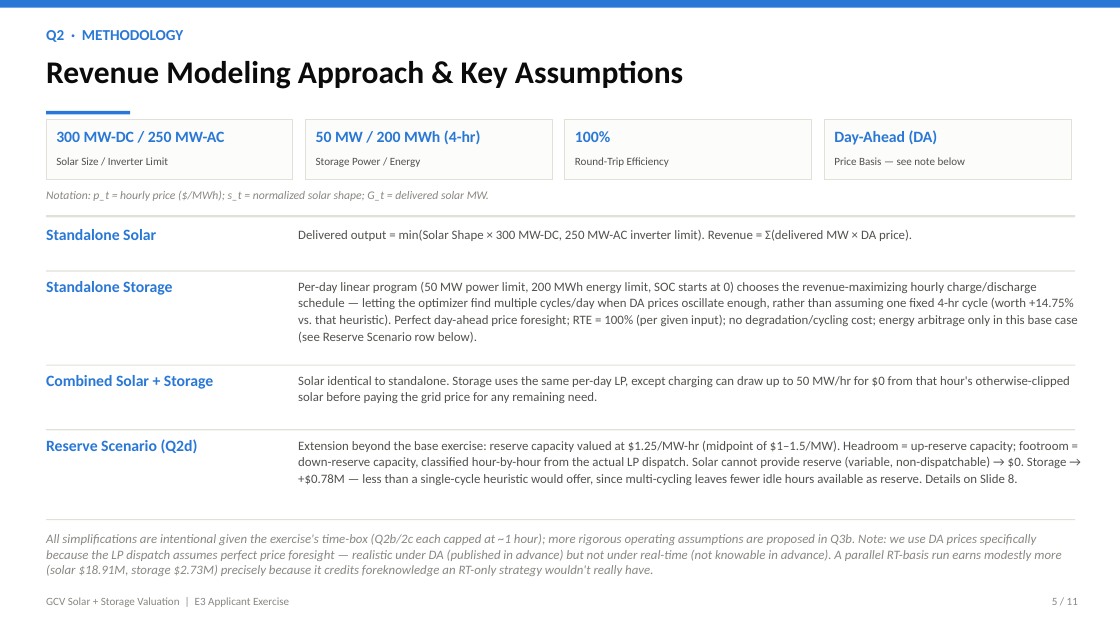
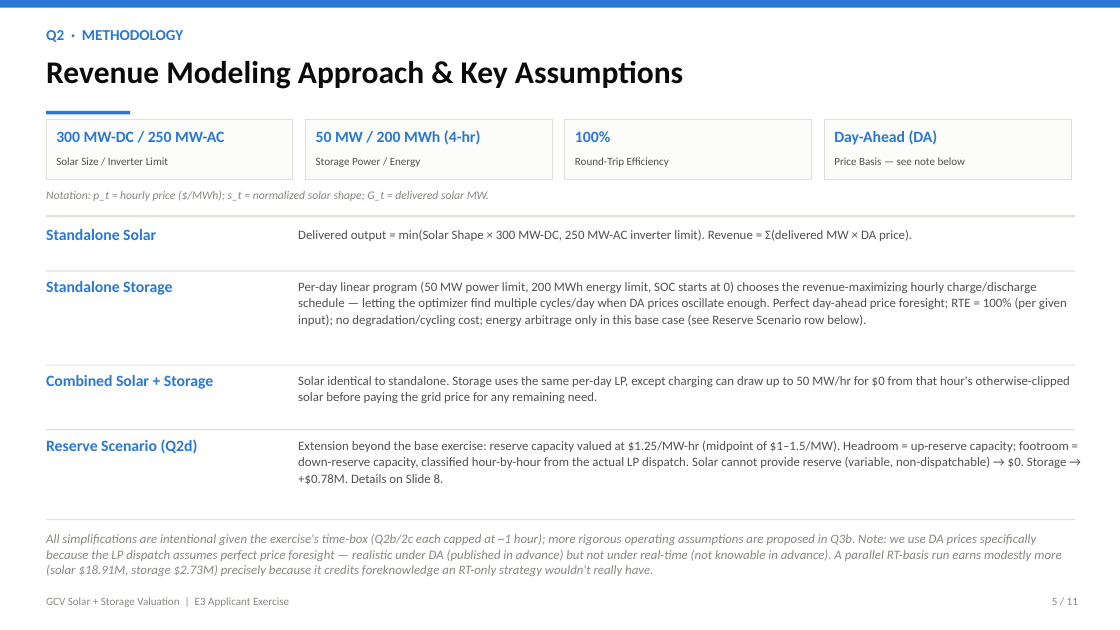
Before and after one commit to Yifueveding/E3_work_task, a slide deck: slide 5 of GCV_Solar_Storage_Valuation.pptx. Drawn at 1120x630 pixels with LibreOffice and Linux fonts; fonts in the diff are those of the drawing. Boxes give left, top, right and bottom in pixels: in the first picture for what was removed or moved away, otherwise in the second. Text is boxed around its words. In the diff, an @@ line names an element or a change of style, - is before the commit and + after.

```diff
--- a/GCV_Solar_Storage_Valuation.pptx
+++ b/GCV_Solar_Storage_Valuation.pptx
@@ text at [298,282,1067,326]: text changed @@
-Per-day linear program (50 MW power limit, 200 MWh energy limit, SOC starts at 0) chooses the revenue-maximizing hourly charge/discharge schedule — letting the optimizer find multiple cycles/day when DA prices oscillate enough, rather than assuming one fixed 4-hr cycle (worth +14.75% vs. that heuristic). Perfect day-ahead price foresight; RTE = 100% (per given input); no degradation/cycling cost; energy arbitrage only in this base case (see Reserve Scenario row below).
+Per-day linear program (50 MW power limit, 200 MWh energy limit, SOC starts at 0) chooses the revenue-maximizing hourly charge/discharge schedule — letting the optimizer find multiple cycles/day when DA prices oscillate enough. Perfect day-ahead price foresight; RTE = 100% (per given input); no degradation/cycling cost; energy arbitrage only in this base case (see Reserve Scenario row below).
@@ text at [298,441,1069,485]: text changed @@
-Extension beyond the base exercise: reserve capacity valued at $1.25/MW-hr (midpoint of $1–1.5/MW). Headroom = up-reserve capacity; footroom = down-reserve capacity, classified hour-by-hour from the actual LP dispatch. Solar cannot provide reserve (variable, non-dispatchable) → $0. Storage → +$0.78M — less than a single-cycle heuristic would offer, since multi-cycling leaves fewer idle hours available as reserve. Details on Slide 8.
+Extension beyond the base exercise: reserve capacity valued at $1.25/MW-hr (midpoint of $1–1.5/MW). Headroom = up-reserve capacity; footroom = down-reserve capacity, classified hour-by-hour from the actual LP dispatch. Solar cannot provide reserve (variable, non-dispatchable) → $0. Storage → +$0.78M. Details on Slide 8.
```
Also in this commit, not shown: 2 other slides changed, 9 other files.
